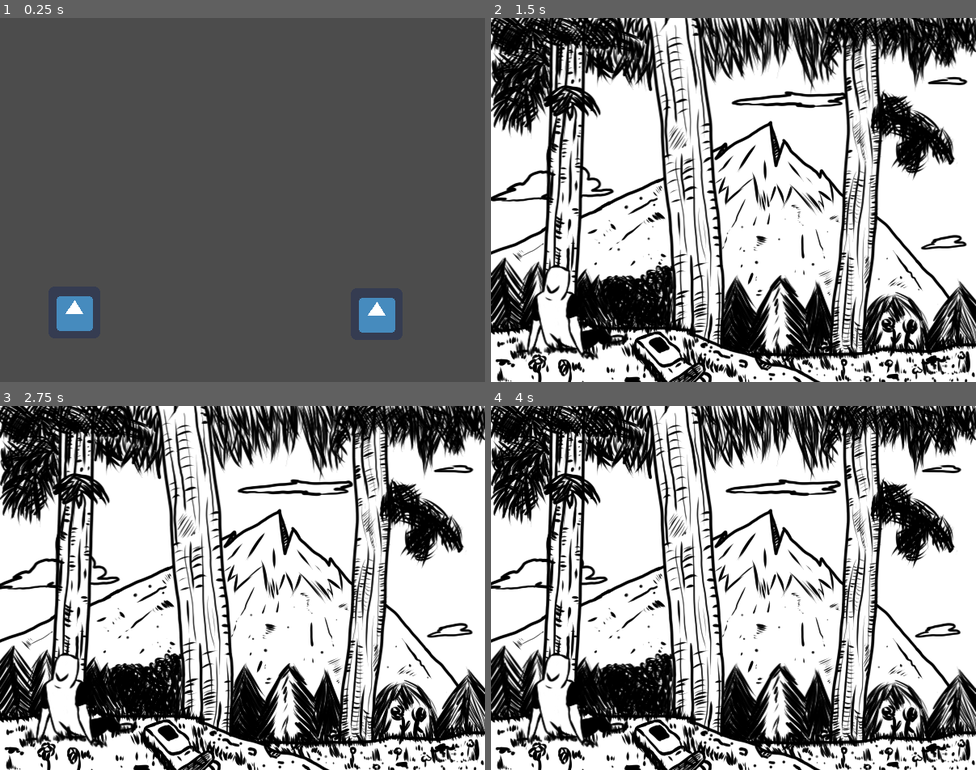
Above: before the commit, frames 1-4 (two rows, left to right).
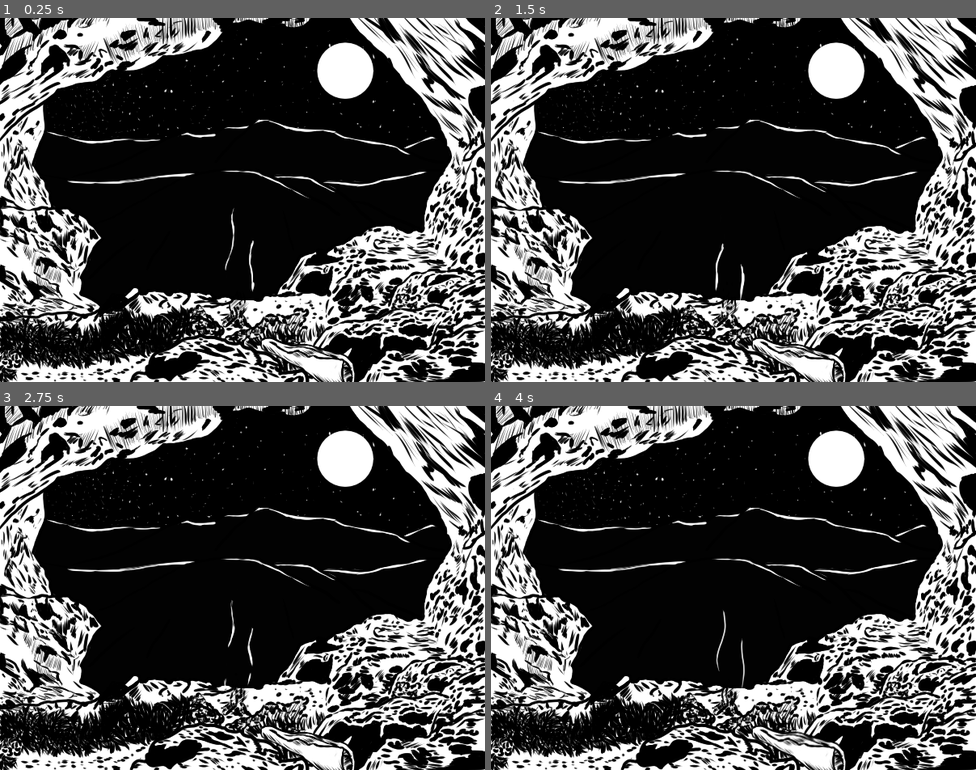
Above: after the commit, the same moments.

Repository: Ant0yne/35hJam_Edition-1
Game: Godot game, scene res://Scene/Menu.tscn
The game is run twice, just before and just after one commit, with the same random seed, the same clock (stepped at 60 frames per second) and the same inputs. The engine's default icon, where the game draws it, is replaced by a stand-in: a white triangle on a blue panel in a dark square.
Inputs (mouse positions are in pixels of both pictures, inside the frame that each line leads up to):
- Up to frame 1 (0.25 s): no input
- Up to frame 2 (1.5 s): click (563, 312) at 0.52 s
- Up to frame 3 (2.75 s): no input
- Up to frame 4 (4 s): no input

The runs differ from the first frame. In frame 1, 97% of the frame differs, in the area x 0-100%, y 0-100%; in frame 2, 75%; in frame 3, 75%; in frame 4, 75%.

Commit message:
fix lancement nuit

Diff:
--- a/Scene/Jour1Saison1.tscn
+++ b/Scene/Jour1Saison1.tscn
@@ -378,7 +378,7 @@
 [node name="Personnage" type="AnimatedSprite" parent="."]
 position = Vector2( 99.1428, 362.122 )
 frames = SubResource( 9 )
-frame = 8
+frame = 21
 playing = true
 
 [node name="Herbe Perso" type="Sprite" parent="Personnage"]
--- a/Scene/Menu.gd
+++ b/Scene/Menu.gd
@@ -4,11 +4,14 @@
 
 func _ready():
 	jour_nuit = OS.get_datetime(false)
+	print(jour_nuit)
 
 func _process(delta):
 	if jour_nuit["hour"] >= 6 && jour_nuit["hour"] < 18:
 		_jour()
-	if jour_nuit["hour"] >= 18 && jour_nuit["hour"] < 6:
+	if jour_nuit["hour"] >= 18 && jour_nuit["hour"] <= 23:
+		_nuit()
+	if jour_nuit["hour"] >= 00 && jour_nuit["hour"] < 6:
 		_nuit()
 
 func _jour():
--- a/Scene/Nuit1Saison1.tscn
+++ b/Scene/Nuit1Saison1.tscn
@@ -62,5 +62,5 @@
 [node name="Personnage" type="AnimatedSprite" parent="."]
 position = Vector2( 356, 337 )
 frames = SubResource( 1 )
-frame = 5
+frame = 20
 playing = true
